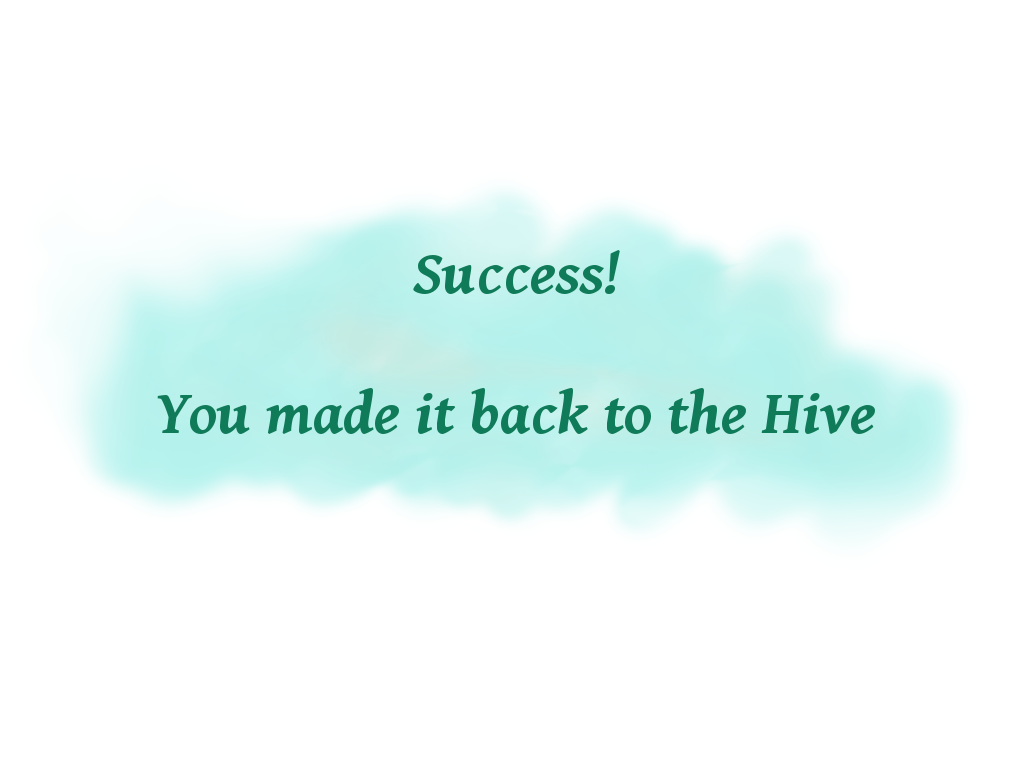
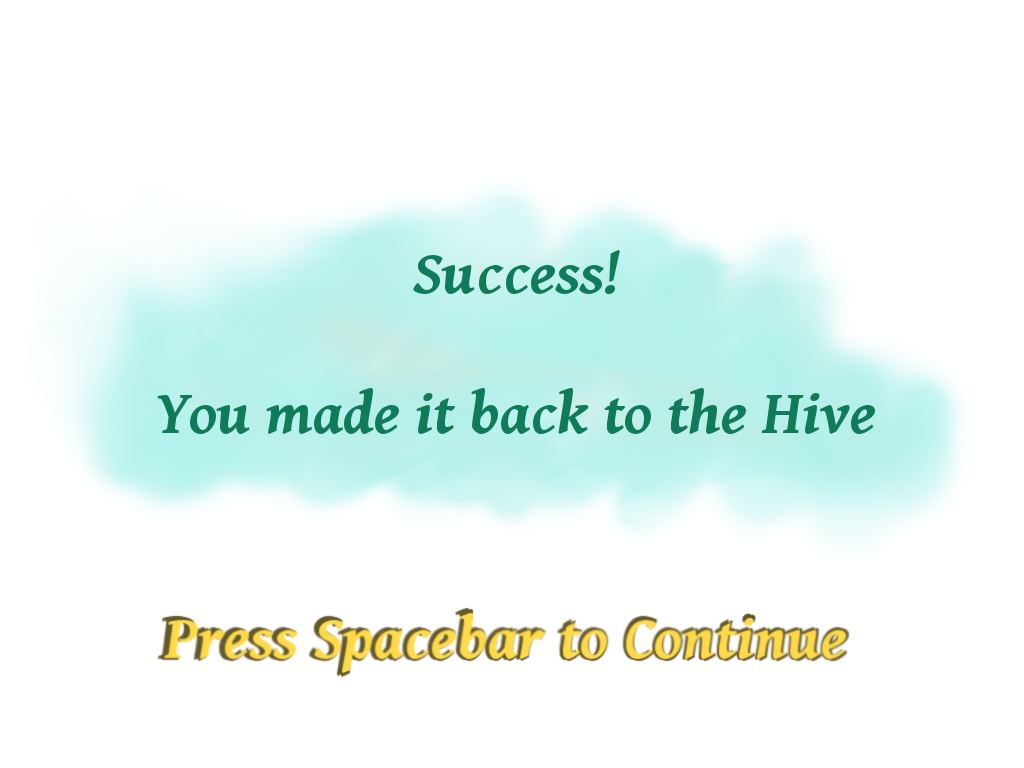
The second 1024 x 768 image is a revision of the first. Changes to its layers:
added layer "Press Spacebar to Continue #1" above "bg" over [left=157, top=607, right=850, bottom=678]
